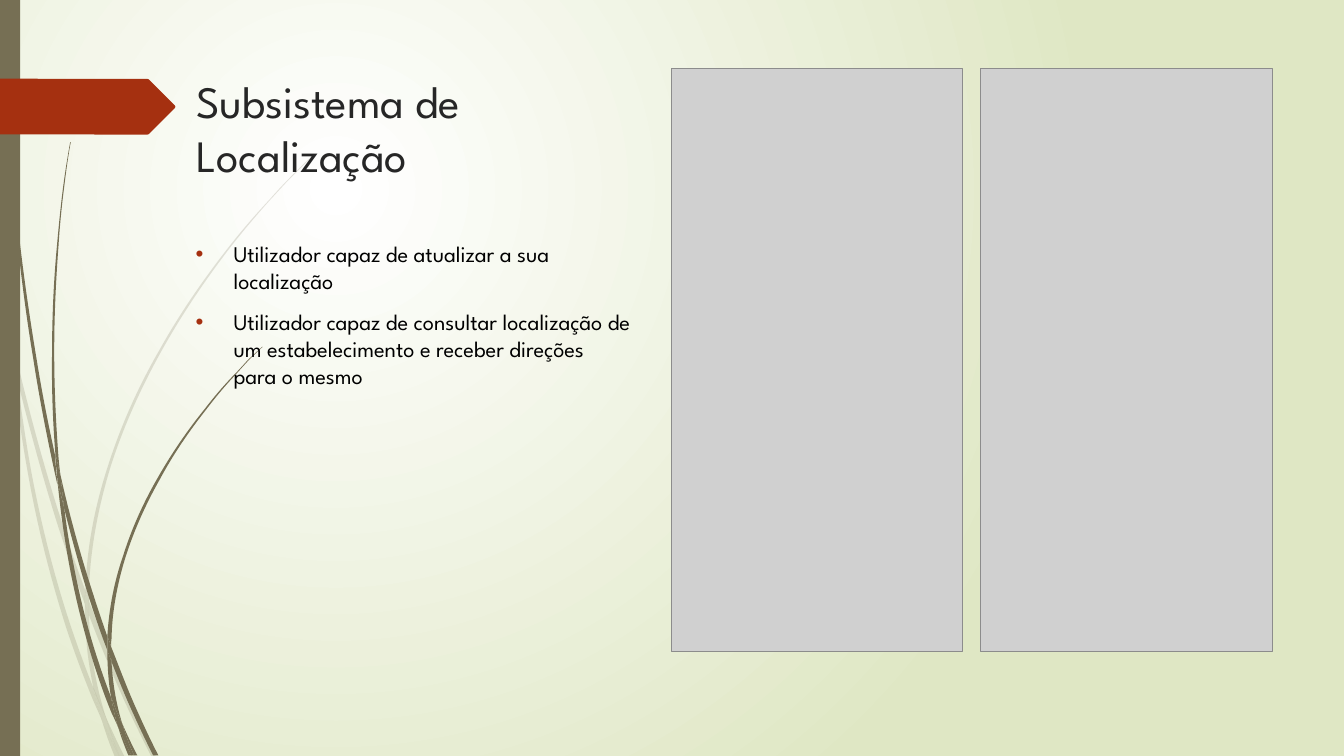
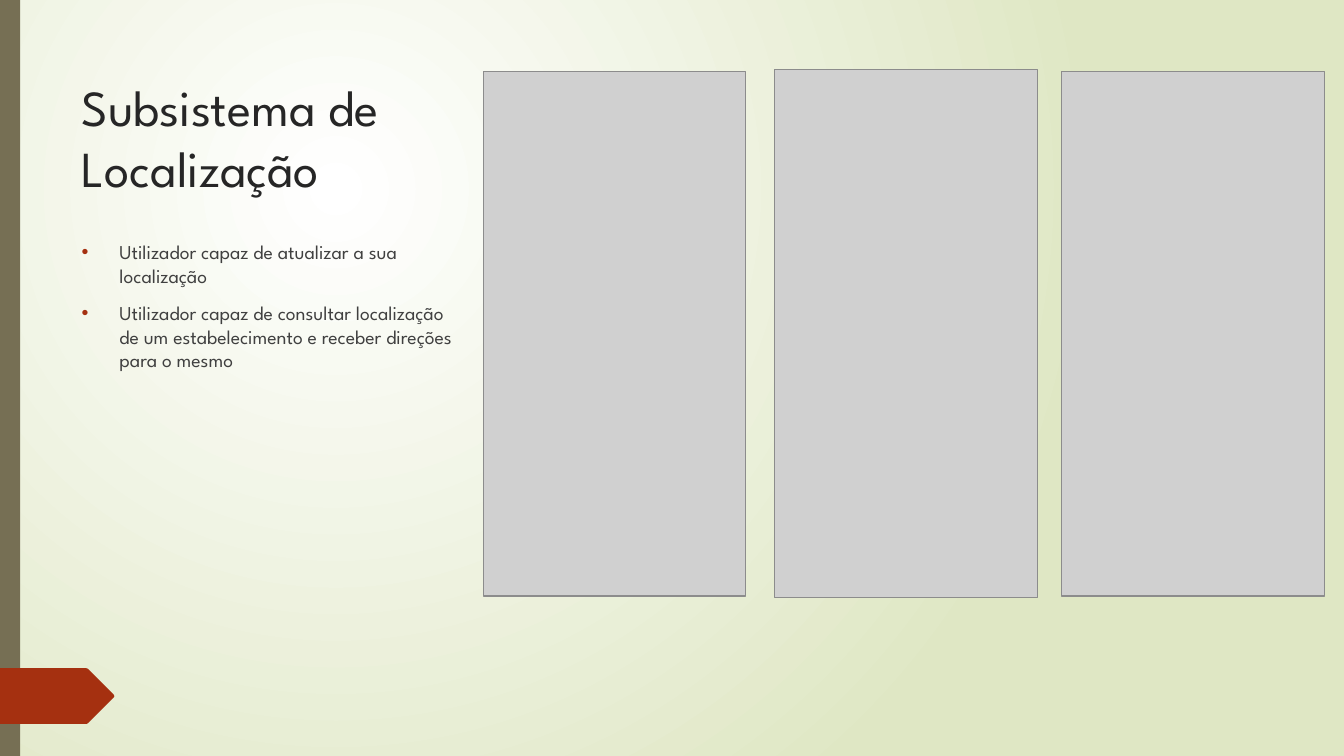
Before and after one commit to ftoldy1415/Projeto-LI4, a slide deck: slide 6 of FunTracker.pptx (slide 5 before the commit). Drawn at 1344x756 pixels with LibreOffice and Linux fonts; fonts in the diff are those of the drawing; grey boxes stand for pictures. Boxes give left, top, right and bottom in pixels: in the first picture for what was removed or moved away, otherwise in the second. Text is boxed around its words. In the diff, an @@ line names an element or a change of style, - is before the commit and + after.

```diff
--- a/FunTracker.pptx
+++ b/FunTracker.pptx
@@ rectangle removed at (0, 0, 20, 756) @@
@@ rectangle added at (0, 0, 1344, 756), fill gradient #FFFFFF to #DFE8C4 @@
@@ rectangle added at (0, 0, 20, 756), fill #766F54 @@
@@ title "Subsistema de Localização": place and size @@
-title "Subsistema de Localização" at (196, 87, 460, 182)
+title "Subsistema de Localização" at (82, 91, 378, 198)
@@ title "Subsistema de Localização" at (82, 91, 378, 198): size 32 to 36 pt @@
@@ picture: place and size @@
-picture at (671, 69, 963, 651)
+picture at (484, 72, 746, 597)
@@ picture added at (774, 70, 1037, 598) @@
@@ picture: place and size @@
-picture at (981, 69, 1272, 651)
+picture at (1062, 72, 1325, 597)
@@ text "Utilizador capaz de atualizar a ...": place and size @@
-text "Utilizador capaz de atualizar a ..." at (234, 246, 630, 389)
+text "Utilizador capaz de atualizar a ..." at (119, 245, 451, 371)
@@ text "Utilizador capaz de atualizar a ..." at (119, 245, 451, 371): size 16 to 14 pt, text colour #000000 to #404040 @@
@@ freeform shape added at (0, 668, 115, 724), fill #A53010 @@
```
Also in this commit, not shown: 2 other slides changed, 1 slide added, 1 slide removed.
